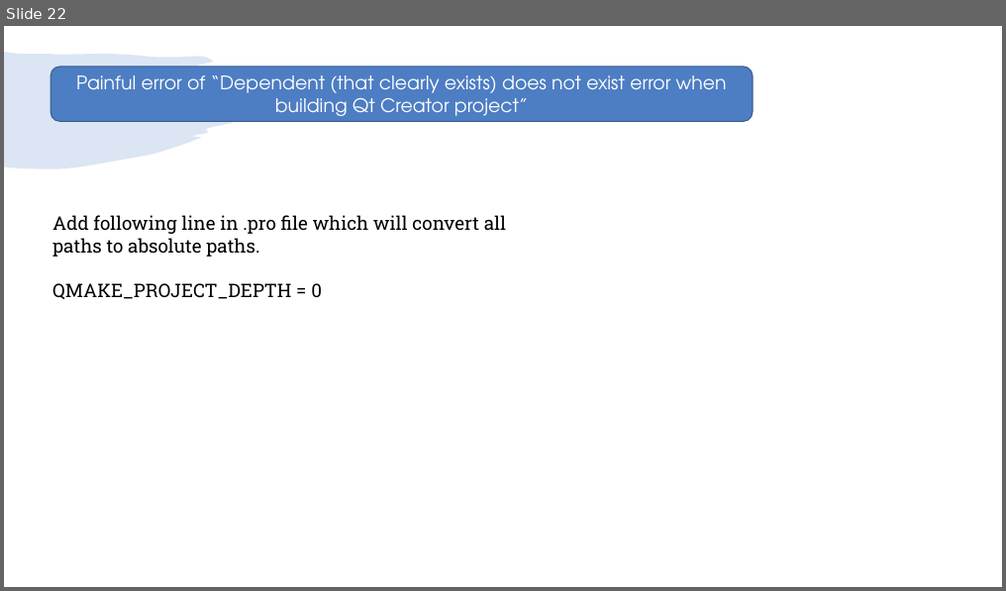
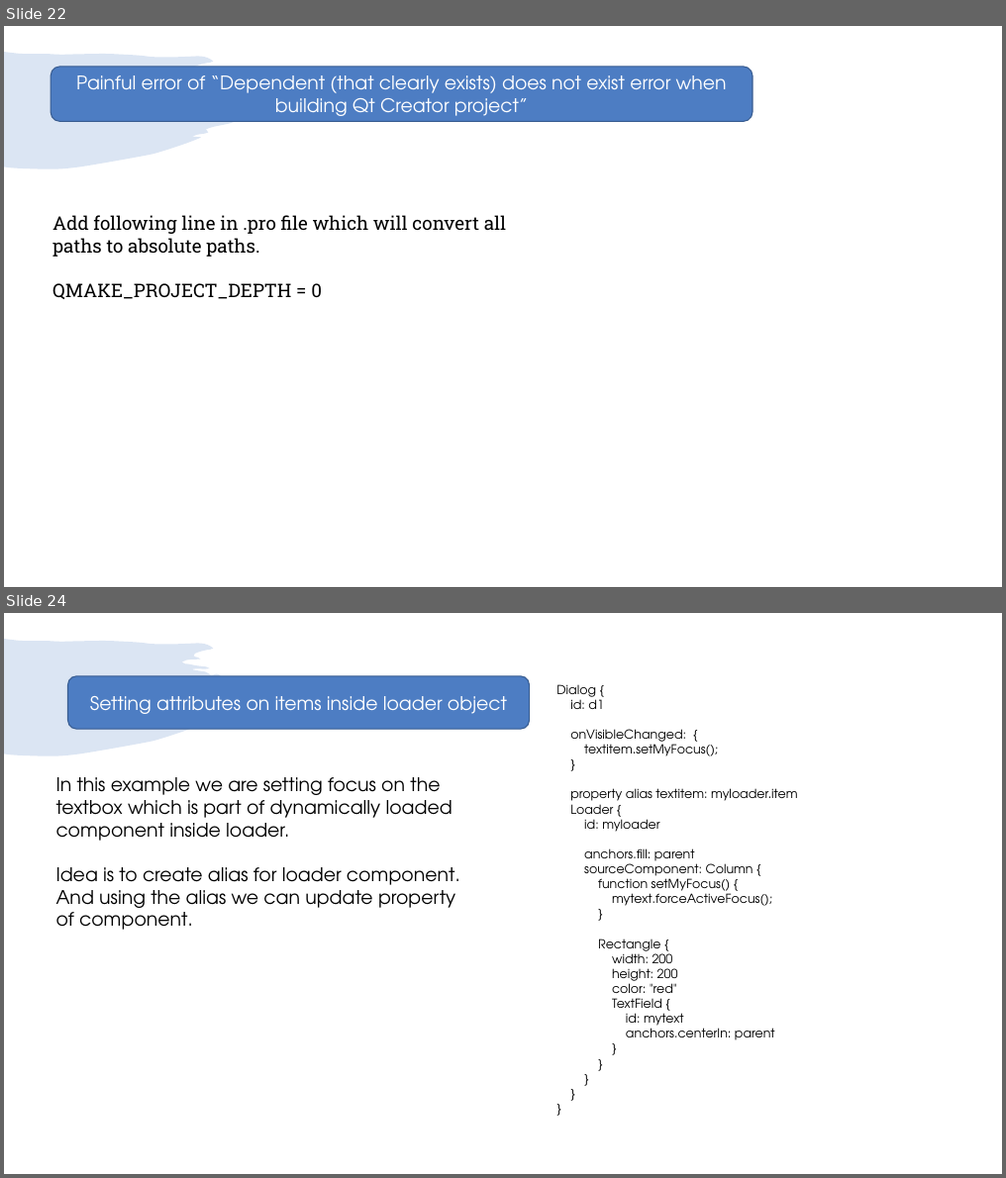
Before and after one commit to girishlande/QtProjects, a slide deck: learnings.pptx. Shown one above the other, each under a label of ours: slide 22 before the commit, slides 22 and 24 after it; the slides between them are not shown. The pictures are 1006x591 and 1006x1178 pixels, drawn with LibreOffice and Linux fonts; fonts in the diff are those of the drawing. Boxes give left, top, right and bottom in pixels: in the first picture for what was removed or moved away, otherwise in the second. Text is boxed around its words. In the diff, an @@ line names an element or a change of style, - is before the commit and + after.

```diff
--- a/learnings.pptx
+++ b/learnings.pptx
@@ slide 24 added at box(4, 613, 1002, 1174), background #FFFFFF; not listed: 1 template element that a slide beside it also shows @@
@@ rounded rectangle added at box(67, 676, 530, 729), fill #4D7DC3, outline #395C90 1 pt, 18 pt, text #FFFFFF @@
+Setting attributes on items inside loader object
@@ text added at box(556, 684, 798, 1041), 12 pt, text #000000 @@
+Dialog {
+id: d1
+onVisibleChanged: {
+textitem.setMyFocus();
+}
+property alias textitem: myloader.item
+Loader {
+id: myloader
+anchors.fill: parent
+sourceComponent: Column {
+function setMyFocus() {
+mytext.forceActiveFocus();
+}
+Rectangle {
+width: 200
+height: 200
+color: "red"
+TextField {
+id: mytext
+anchors.centerIn: parent
+}
+}
+}
+}
+}
@@ text added at box(56, 777, 460, 930), 18 pt, text #000000 @@
+In this example we are setting focus on the textbox which is part of dynamically loaded component inside loader.
+Idea is to create alias for loader component.
+And using the alias we can update property of component.
```
Also in this commit, not shown: 3 slides changed, 1 slide removed, 35 other files.
